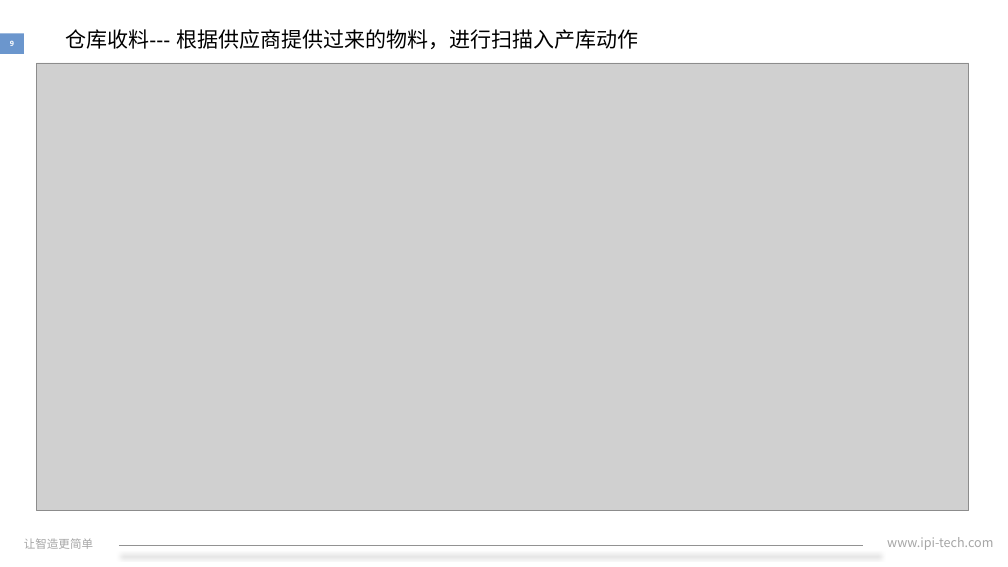
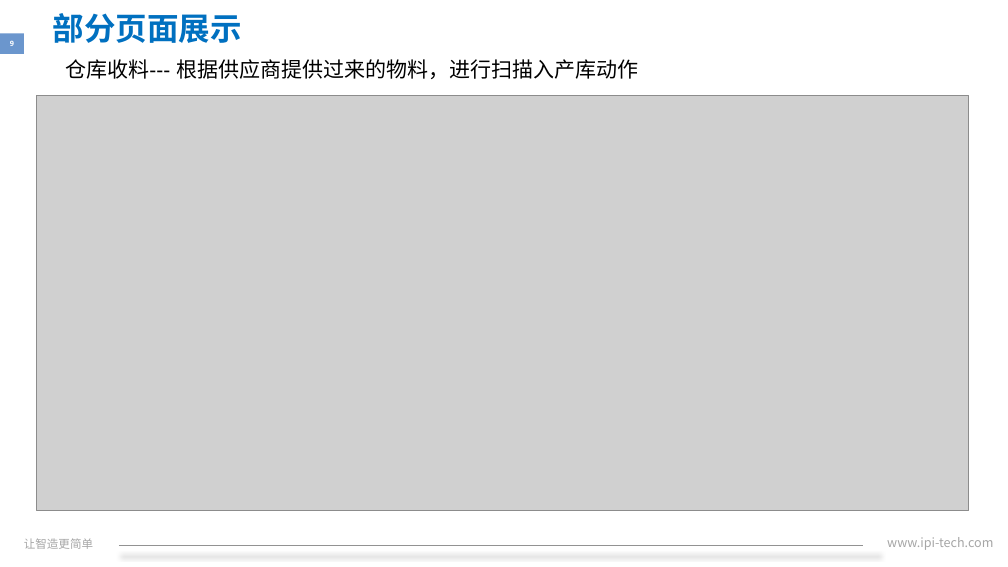
Before and after one commit to xiaozixiang/DocMent, a slide deck: slide 9 of IPI-HR-30-07A转正述职报告.pptx. Drawn at 1008x567 pixels with LibreOffice and Linux fonts; fonts in the diff are those of the drawing; grey boxes stand for pictures; background and template pictures are left out. Boxes give left, top, right and bottom in pixels: in the first picture for what was removed or moved away, otherwise in the second. Text is boxed around its words. In the diff, an @@ line names an element or a change of style, - is before the commit and + after.

```diff
--- a/IPI-HR-30-07A转正述职报告.pptx
+++ b/IPI-HR-30-07A转正述职报告.pptx
@@ text added at (53, 13, 242, 43), 30 pt, text #0070C0, bold @@
+部分页面展示
@@ text "仓库收料--- 根据供应商提供过来的物料，进行扫描入产库动作": place and size @@
-text "仓库收料--- 根据供应商提供过来的物料，进行扫描入产库动作" at (65, 29, 639, 49)
+text "仓库收料--- 根据供应商提供过来的物料，进行扫描入产库动作" at (65, 59, 639, 79)
@@ picture: place and size @@
-picture at (37, 63, 969, 510)
+picture at (37, 95, 969, 510)
```
Also in this commit, not shown: 15 other slides changed.
